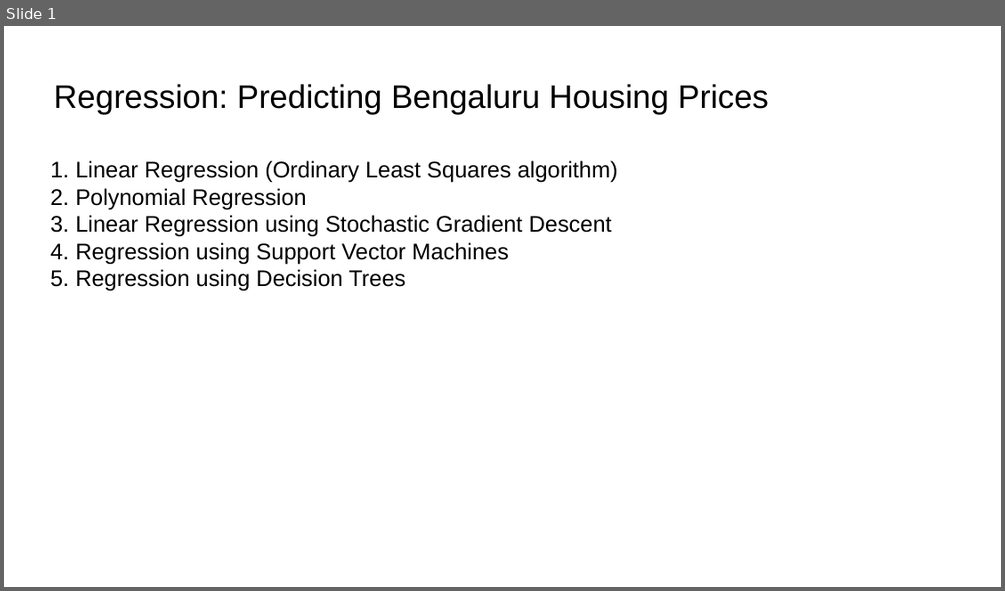
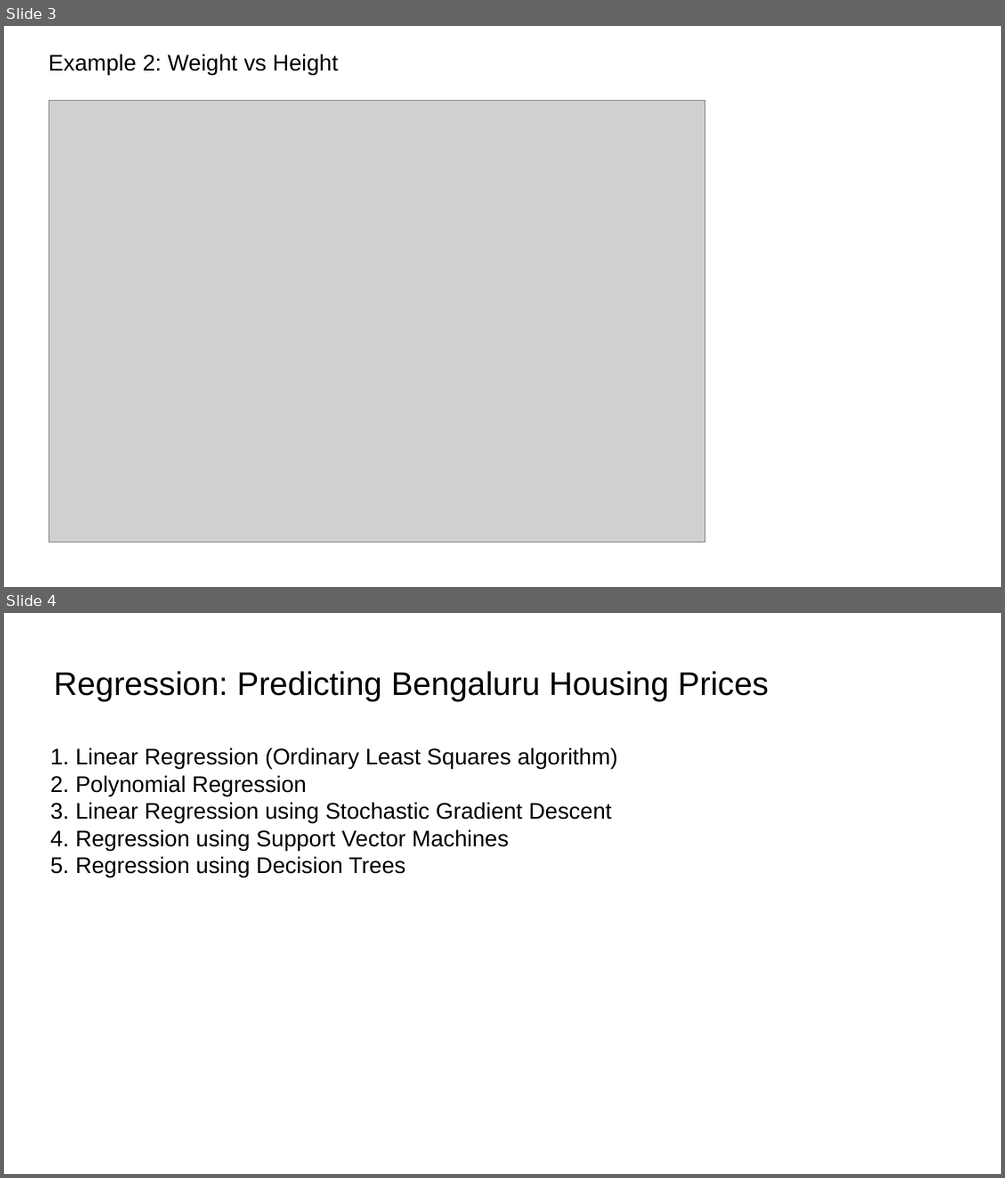
Before and after one commit to ashishjain1547/public_lessons_in_machine_learning, a slide deck: Regression/Hands-on 5 Regression Algorithms Using Scikit-Learn/Hands-on 5 Regression Algorithms Using Scikit-Learn.odp. Shown one above the other, each under a label of ours: slide 1 before the commit, slides 3 and 4 after it. The pictures are 1005x591 and 1005x1178 pixels, drawn with LibreOffice and Linux fonts; fonts in the diff are those of the drawing; grey boxes stand for pictures. Boxes give left, top, right and bottom in pixels: in the first picture for what was removed or moved away, otherwise in the second. Text is boxed around its words. In the diff, an @@ line names an element or a change of style, - is before the commit and + after.

```diff
--- a/Regression/Hands-on 5 Regression Algorithms Using Scikit-Learn/Hands-on 5 Regression Algorithms Using Scikit-Learn.odp
+++ b/Regression/Hands-on 5 Regression Algorithms Using Scikit-Learn/Hands-on 5 Regression Algorithms Using Scikit-Learn.odp
@@ slide 3 added at box(4, 26, 1001, 587), background #FFFFFF @@
@@ text added at box(48, 54, 338, 75), 18 pt, text #000000 @@
+Example 2: Weight vs Height
@@ picture added at box(49, 100, 705, 542) @@
@@ what was slide 1 is now slide 4 @@
```
Also in this commit, not shown: 1 slide changed, 5 other slides added.
